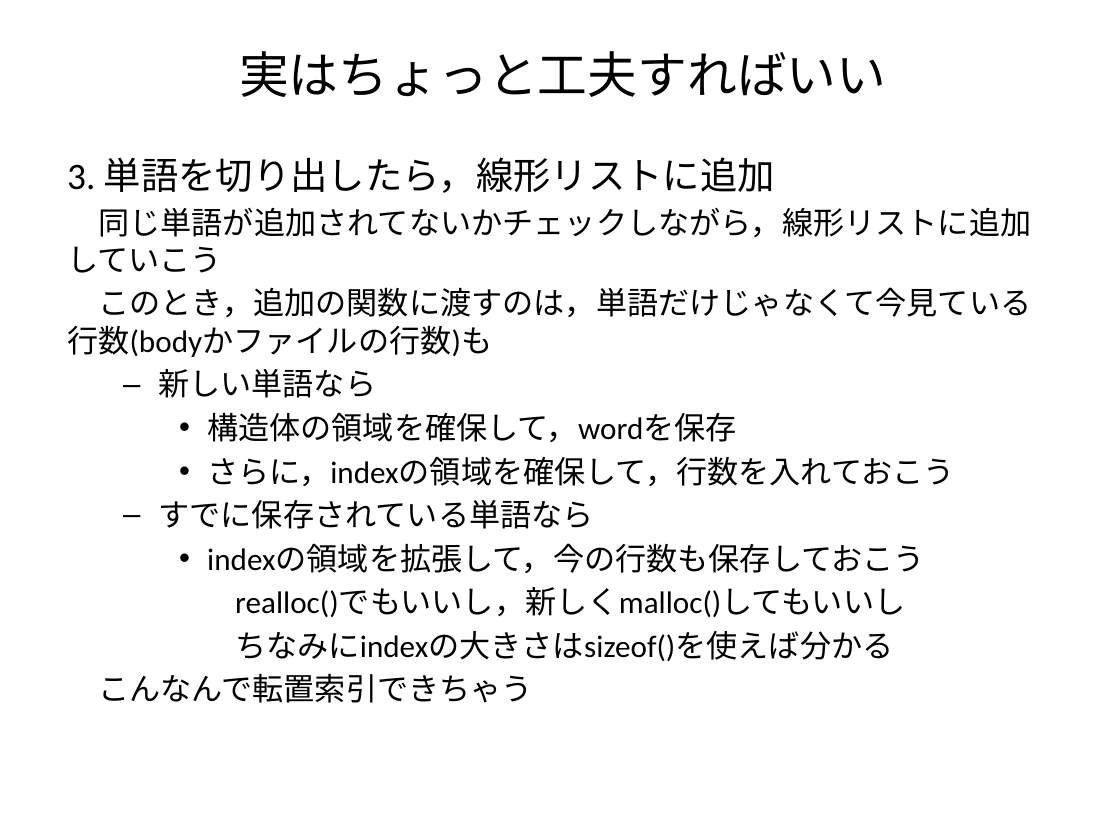
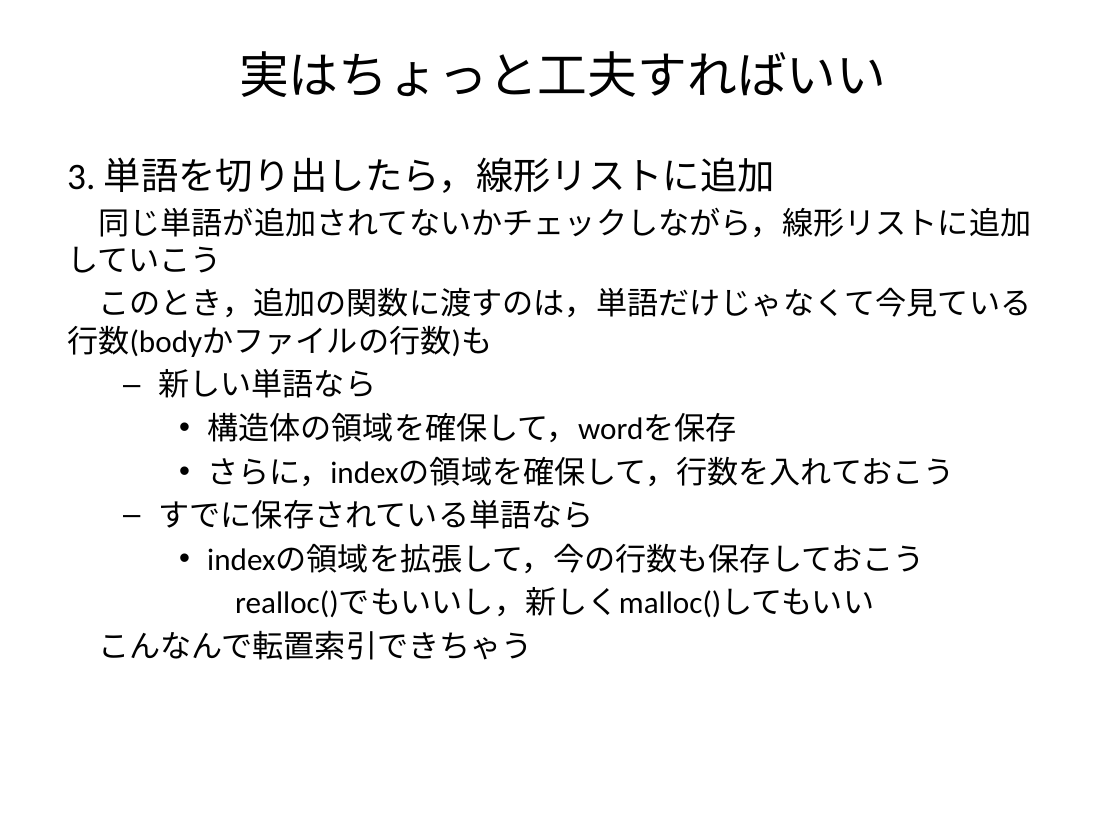
Before and after one commit to narit/pro_exce, a slide deck: slide 6 of rep1/プログラミング基礎演習レポート課題1ヒント.pptx. Drawn at 1120x840 pixels with LibreOffice and Linux fonts; fonts in the diff are those of the drawing. Boxes give left, top, right and bottom in pixels: in the first picture for what was removed or moved away, otherwise in the second. Text is boxed around its words. In the diff, an @@ line names an element or a change of style, - is before the commit and + after.

Commit message:
レポート課題1終わり
とりあえずここまでにしておく

```diff
--- a/rep1/プログラミング基礎演習レポート課題1ヒント.pptx
+++ b/rep1/プログラミング基礎演習レポート課題1ヒント.pptx
@@ text at box(235, 587, 874, 617): text changed @@
-      realloc()でもいいし，新しくmalloc()してもいいし
-      ちなみにindexの大きさはsizeof()を使えば分かる
+      realloc()でもいいし，新しくmalloc()してもいい
```
Also in this commit, not shown: 1 other slide changed, 9 other files.
